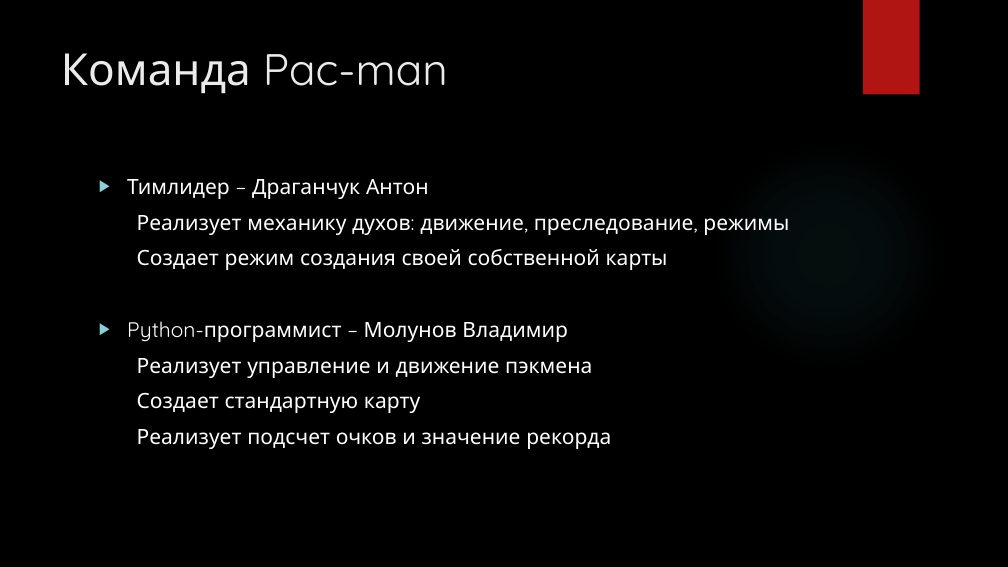
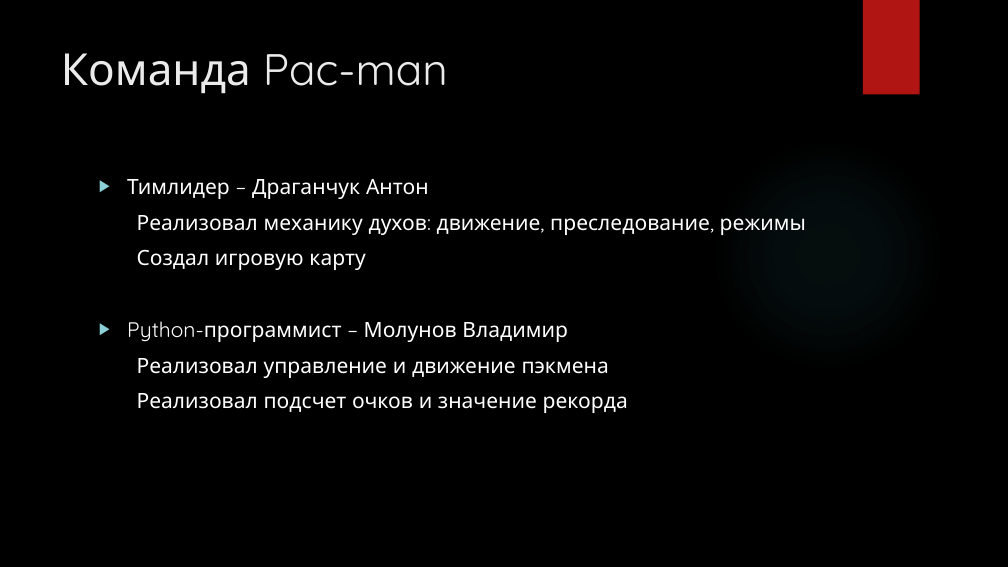
Before and after one commit to Anton-Draganchuk/Pac-Man, a slide deck: slide 6 of Презентация.pptx (slide 7 before the commit). Drawn at 1008x567 pixels with LibreOffice and Linux fonts; fonts in the diff are those of the drawing; background and template pictures are left out. Boxes give left, top, right and bottom in pixels: in the first picture for what was removed or moved away, otherwise in the second. Text is boxed around its words. In the diff, an @@ line names an element or a change of style, - is before the commit and + after.

```diff
--- a/Презентация.pptx
+++ b/Презентация.pptx
@@ text at (137,215,806,270): text changed @@
-Реализует механику духов: движение, преследование, режимы
-Создает режим создания своей собственной карты
+Реализовал механику духов: движение, преследование, режимы
+Создал игровую карту
@@ text at (137,358,628,413): text changed @@
-Реализует управление и движение пэкмена
-Создает стандартную карту
-Реализует подсчет очков и значение рекорда
+Реализовал управление и движение пэкмена
+Реализовал подсчет очков и значение рекорда
```
Also in this commit, not shown: 1 slide removed.
